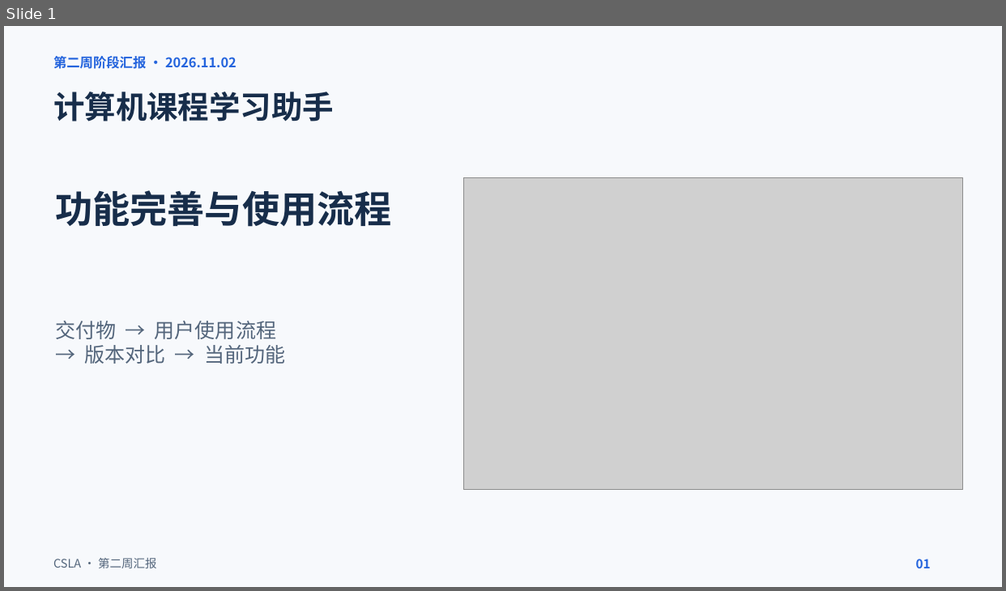
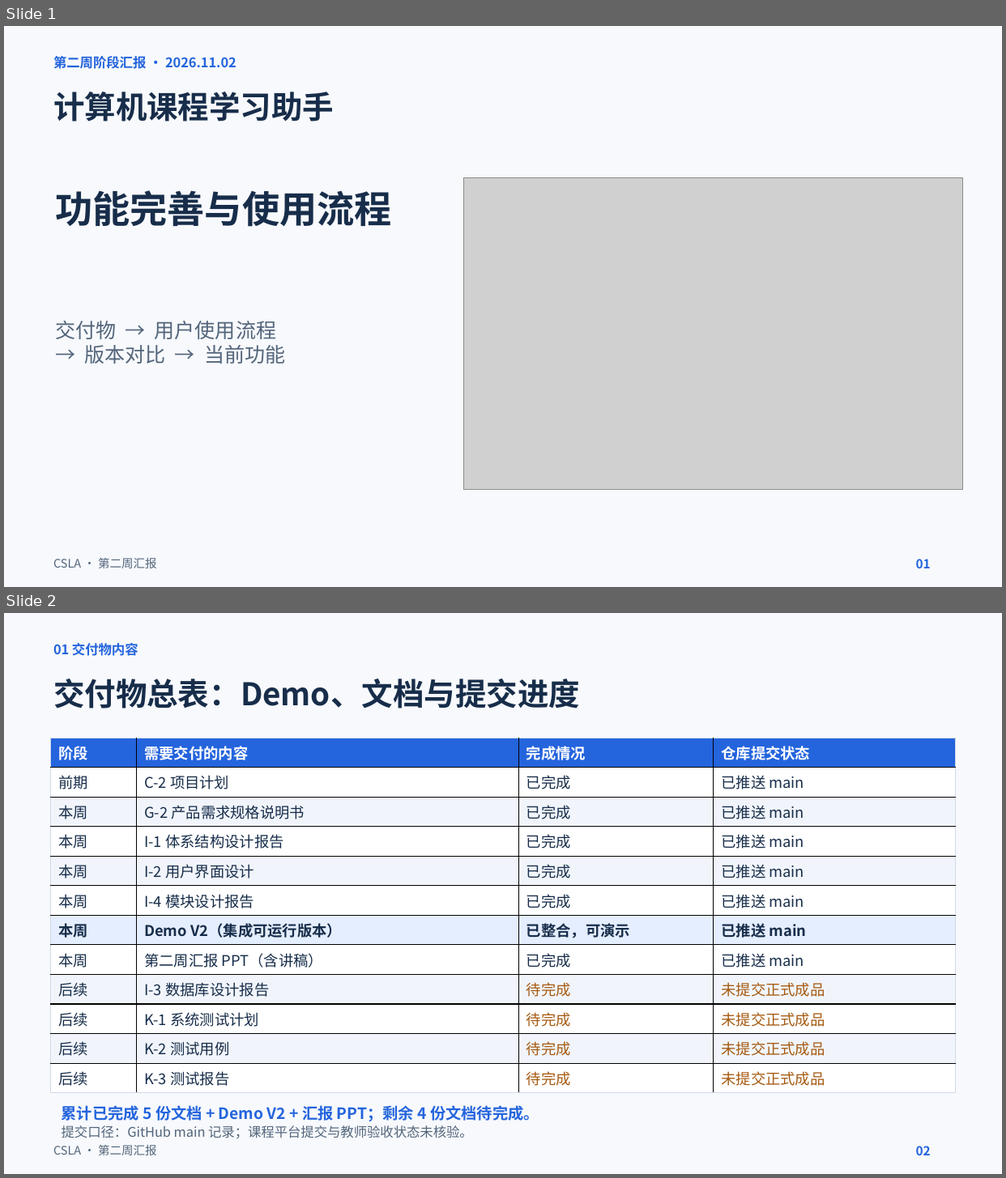
Before and after one commit to KnightofAltria/AIassistant, a slide deck: 文档/汇报内容/第二周汇报/第二周汇报.pptx. Shown one above the other, each under a label of ours: slide 1 before the commit, slides 1 and 2 after it. The pictures are 1006x591 and 1006x1178 pixels, drawn with LibreOffice and Linux fonts; fonts in the diff are those of the drawing; grey boxes stand for pictures. Boxes give left, top, right and bottom in pixels: in the first picture for what was removed or moved away, otherwise in the second. Text is boxed around its words. In the diff, an @@ line names an element or a change of style, - is before the commit and + after.

Commit message:
docs: 将Demo及全部文档纳入交付物状态表

```diff
--- a/文档/汇报内容/第二周汇报/第二周汇报.pptx
+++ b/文档/汇报内容/第二周汇报/第二周汇报.pptx
@@ slide 2 added at [4,613,1002,1174], background #F7F9FC @@
@@ text added at [53,643,138,656], 12.8 pt, text #2464DD, bold @@
+01 交付物内容
@@ text added at [53,679,580,709], 30 pt, text #172D4A, bold @@
+交付物总表：Demo、文档与提交进度
@@ table added at [50,738,955,1093], 12 rows, 4 columns @@
+阶段 | 需要交付的内容 | 完成情况 | 仓库提交状态
+前期 | C-2 项目计划 | 已完成 | 已推送 main
+本周 | G-2 产品需求规格说明书 | 已完成 | 已推送 main
+本周 | I-1 体系结构设计报告 | 已完成 | 已推送 main
+本周 | I-2 用户界面设计 | 已完成 | 已推送 main
+本周 | I-4 模块设计报告 | 已完成 | 已推送 main
+本周 | Demo V2（集成可运行版本） | 已整合，可演示 | 已推送 main
+本周 | 第二周汇报 PPT（含讲稿） | 已完成 | 已推送 main
+后续 | I-3 数据库设计报告 | 待完成 | 未提交正式成品
+后续 | K-1 系统测试计划 | 待完成 | 未提交正式成品
+后续 | K-2 测试用例 | 待完成 | 未提交正式成品
+后续 | K-3 测试报告 | 待完成 | 未提交正式成品
@@ text added at [62,1105,539,1122], 15 pt, text #2464DD, bold @@
+累计已完成 5 份文档 + Demo V2 + 汇报 PPT；剩余 4 份文档待完成。
@@ text added at [53,1145,156,1156], 11.2 pt, text #53657B @@
+CSLA · 第二周汇报
@@ text added at [62,1126,473,1139], 12.8 pt, text #53657B @@
+提交口径：GitHub main 记录；课程平台提交与教师验收状态未核验。
@@ text added at [916,1146,931,1156], 12 pt, text #2464DD, bold @@
+02
```
Also in this commit, not shown: 1 slide removed.
